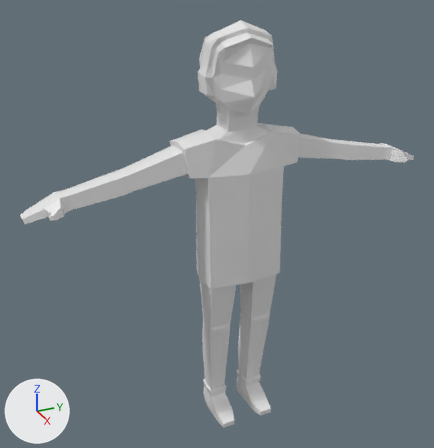
Before and after pictures for a commit that changed the Blender file Stuff for artists to share among themselves/boy-artist anim.blend.
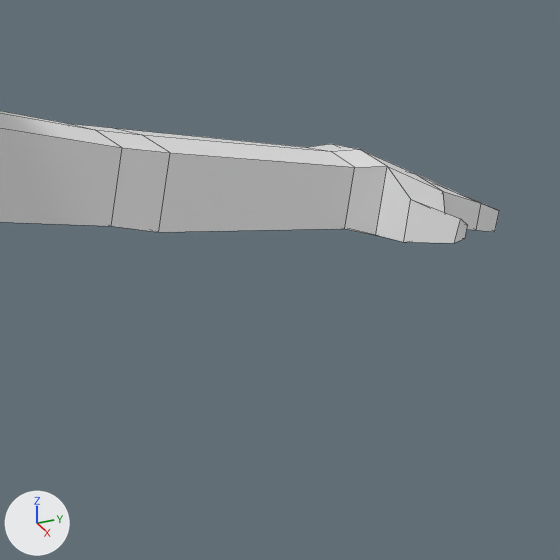
The first picture shows the older version from a camera (50 mm lens) standing at (12.22, -6.0, 11.72) and looking at (-0.31, -0.36, 5.45). The close-ups show both versions on the part from 73% to 98% of the width and 26% to 50% of the height of that picture; other places that the commit changed are outside them. The lights are fixed; the arrows at lower left show +X, +Y and +Z. The close-ups show mesh edges as thin lines.
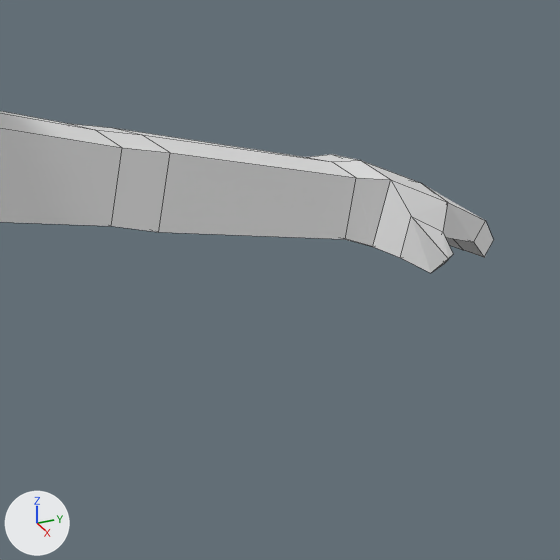
The change, as a list of edits to the scene's bpy script:
```text
Change me_cube:
    used by ob_cube; location = (0.0, 0.0, 0.993)
    remove me_cube.from_pydata(...)  # 415 vertices, 414 faces; spans x -0.93..0.92, y -5.04..5.04, z -0.99..9.35
    add me_cube.from_pydata(...)  # 415 vertices, 414 faces; spans x -0.93..0.92, y -5.03..5.03, z -0.99..9.35
    me_cube part 1: 38 of 415 vertices moved; they spanned x 0.0..0.83, y 4.02..5.04, z 5.64..6.12 and now span x 0.01..0.84, y 4.02..5.03, z 5.49..6.06; mean shift (0.0, -0.01, -0.09); largest move (0.82, 4.43, 5.89) -> (0.84, 4.37, 5.7)
```

What differs and where, as boxes [x1, y1, x2, y2] in the close-ups (560 x 560 px; the box of a moved part takes in the faces that stretch with it):
'Cube', reshaped: before [0, 111, 499, 243]; after [0, 111, 493, 273]
part 1 of me_cube, moved or reshaped: before [117, 128, 499, 243]; after [119, 129, 493, 273]
